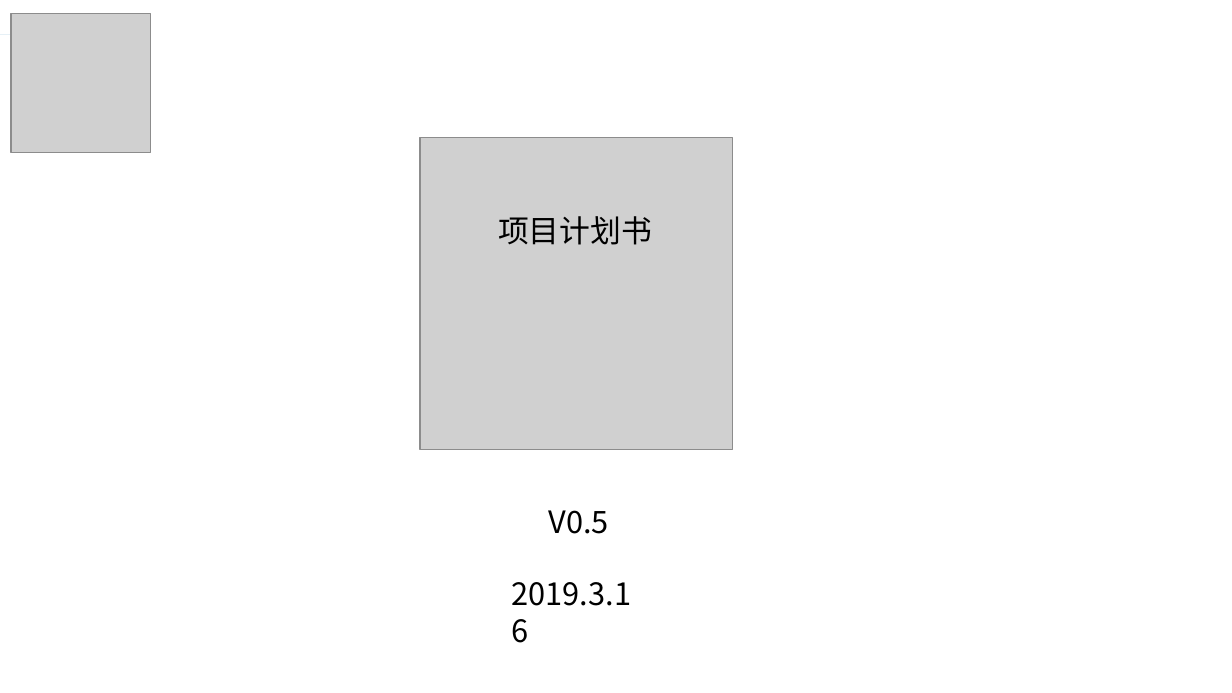
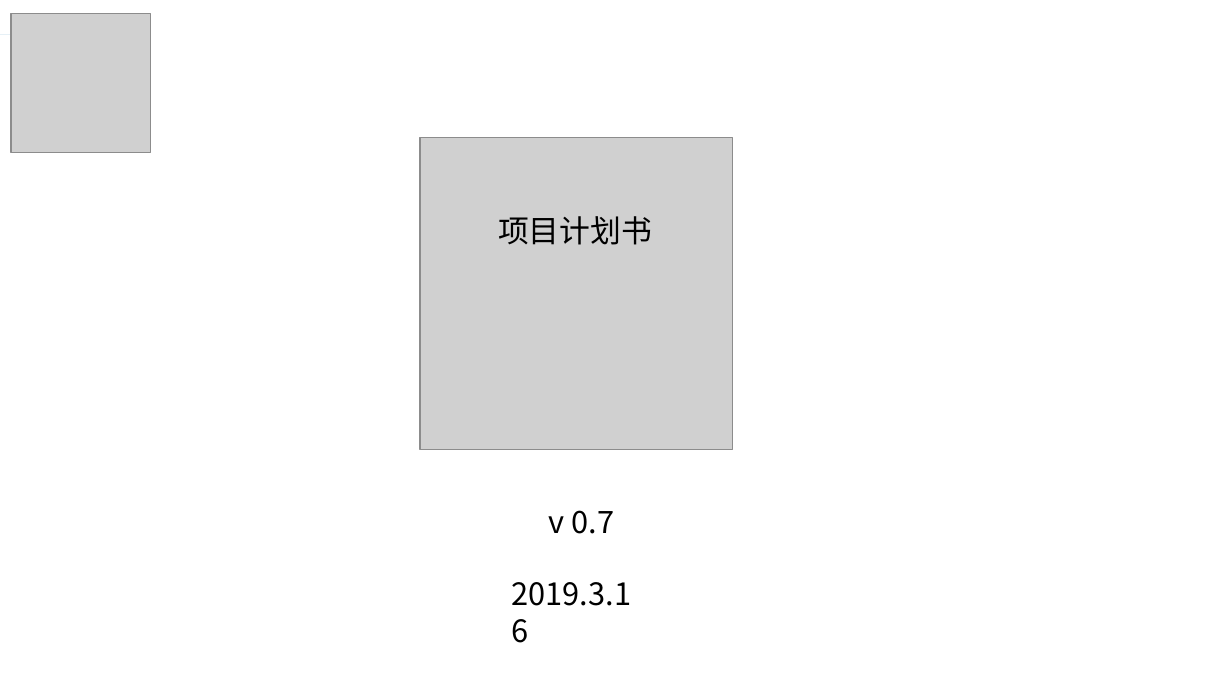
Before and after one commit to lorenzoyoung/ZUCC-Lazy-Bone, a slide deck: slide 18 of 评审PPT/项目计划/ZUCCLazyBone项目计划.pptx (slide 17 before the commit). Drawn at 1232x693 pixels with LibreOffice and Linux fonts; fonts in the diff are those of the drawing; grey boxes stand for pictures. Boxes give left, top, right and bottom in pixels: in the first picture for what was removed or moved away, otherwise in the second. Text is boxed around its words. In the diff, an @@ line names an element or a change of style, - is before the commit and + after.

```diff
--- a/评审PPT/项目计划/ZUCCLazyBone项目计划.pptx
+++ b/评审PPT/项目计划/ZUCCLazyBone项目计划.pptx
@@ text at (548, 510, 614, 534): text changed @@
-V0.5
+v 0.7
```
Also in this commit, not shown: 3 other slides changed, 1 slide added, 17 other files.
